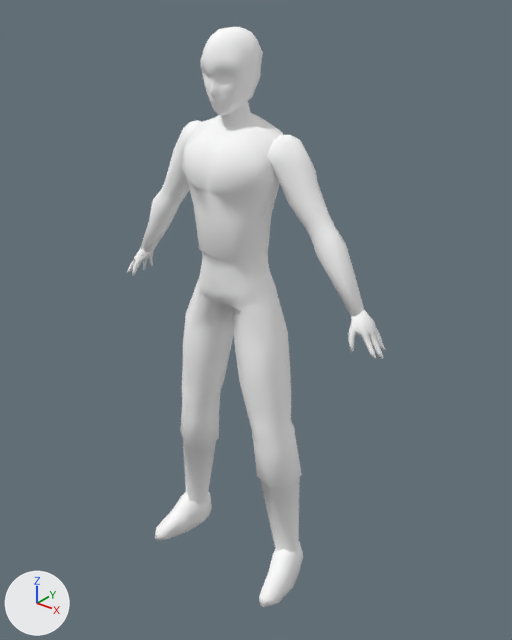
The Blender file Assets/prefabs/Imports/player.blend: old version first, new version second.
Before and after are seen from a 50 mm camera at (1.167, -1.378, 1.686) aimed at (-0.073, 0.172, 0.726). The lights are fixed; the arrows at lower left show +X, +Y and +Z.

Objects in the first picture: 'arm_l', 'arm_r', 'body', 'hand_l', 'hand_r', 'head'.
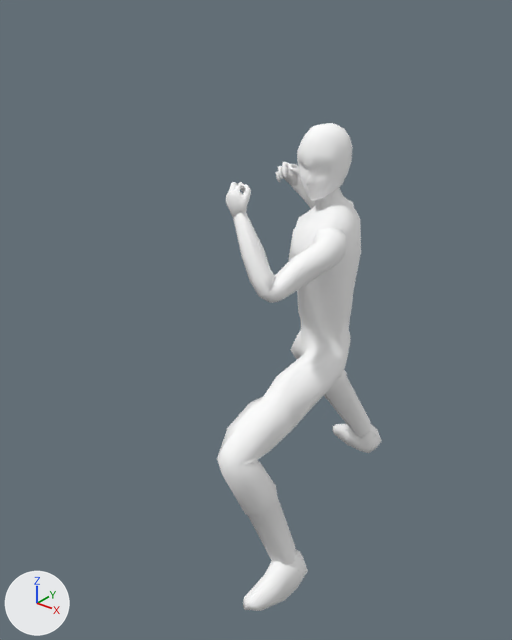
The newer file adds an action. The first version stands in its rest pose; the second is drawn at frame 5 of the action 'guard'.

Where the change shows, as pixel boxes (x1, y1, x2, y2) in the pictures (512 x 640 px):
'body', posed (11% wider, 17% shorter)
    before: (155, 101, 303, 608)
    after: (217, 188, 382, 611)
'arm_l', posed (18% wider, 50% shorter)
    before: (268, 135, 364, 316)
    after: (233, 213, 346, 303)
'head', posed (11% narrower, 12% shorter)
    before: (200, 27, 263, 116)
    after: (297, 123, 353, 201)
'arm_r', posed
    before: (140, 120, 201, 252)
    after: (291, 183, 354, 209)
'hand_l', posed (32% narrower, 28% shorter)
    before: (348, 310, 385, 359)
    after: (226, 182, 251, 217)
'hand_r', posed
    before: (127, 248, 154, 276)
    after: (276, 162, 302, 187)
bone 'DEF-toe.L', root to tip
    before: (274, 585) to (266, 598)
    after: (264, 592) to (250, 602)
bone 'DEF-foot.L', root to tip
    before: (286, 549) to (274, 585)
    after: (287, 562) to (264, 592)
bone 'DEF-toe.R', root to tip
    before: (173, 524) to (160, 532)
    after: (347, 433) to (337, 427)
bone 'DEF-foot.R', root to tip
    before: (194, 497) to (173, 524)
    after: (365, 428) to (347, 433)

What the commit changed:
Bone 'root' (bone_root) moves from (0.0, 0.0, 0.0) to (0.2, 0.2, -0.061).
Bone 'root' (bone_root) turns from (0, 0, 0) to (0, 0, -44) degrees about its own x, y and z.
Bone 'finger_index.L' (bone_finger_index_l) turns from (0, 0, 0) to (40, -2, -10) degrees about its own x, y and z.
Bone 'finger_index.02.L' (bone_finger_index_02_l) turns from (0, 0, 0) to (80, 2, 4) degrees about its own x, y and z.
Bone 'finger_index.03.L' (bone_finger_index_03_l) turns from (0, 0, 0) to (39, 5, -7) degrees about its own x, y and z.
Bone 'thumb.L' (bone_thumb_l) turns from (0, 0, 0) to (14, -6, -3) degrees about its own x, y and z.
Bone 'thumb.03.L' (bone_thumb_03_l) turns from (0, 0, 0) to (56, -1, -5) degrees about its own x, y and z.
Bone 'finger_middle.L' (bone_finger_middle_l) turns from (0, 0, 0) to (40, -3, 3) degrees about its own x, y and z.
Bone 'finger_middle.02.L' (bone_finger_middle_02_l) turns from (0, 0, 0) to (80, -5, 5) degrees about its own x, y and z.
Bone 'finger_middle.03.L' (bone_finger_middle_03_l) turns from (0, 0, 0) to (40, 1, -5) degrees about its own x, y and z.
Bone 'finger_ring.L' (bone_finger_ring_l) turns from (0, 0, 0) to (40, 1, 16) degrees about its own x, y and z.
Bone 'finger_ring.02.L' (bone_finger_ring_02_l) turns from (0, 0, 0) to (80, 1, 3) degrees about its own x, y and z.
Bone 'finger_ring.03.L' (bone_finger_ring_03_l) turns from (0, 0, 0) to (40, 1, 2) degrees about its own x, y and z.
Bone 'finger_pinky.L' (bone_finger_pinky_l) turns from (0, 0, 0) to (41, 5, 19) degrees about its own x, y and z.
Bone 'finger_pinky.02.L' (bone_finger_pinky_02_l) turns from (0, 0, 0) to (80, 6, 1) degrees about its own x, y and z.
Bone 'finger_pinky.03.L' (bone_finger_pinky_03_l) turns from (0, 0, 0) to (40, 3, 0) degrees about its own x, y and z.
Bone 'finger_index.R' (bone_finger_index_r) turns from (0, 0, 0) to (40, 2, 10) degrees about its own x, y and z.
Bone 'finger_index.02.R' (bone_finger_index_02_r) turns from (0, 0, 0) to (80, -2, -4) degrees about its own x, y and z.
Bone 'finger_index.03.R' (bone_finger_index_03_r) turns from (0, 0, 0) to (39, -5, 7) degrees about its own x, y and z.
Bone 'thumb.R' (bone_thumb_r) turns from (0, 0, 0) to (14, 6, 3) degrees about its own x, y and z.
Bone 'thumb.03.R' (bone_thumb_03_r) turns from (0, 0, 0) to (56, 1, 5) degrees about its own x, y and z.
Bone 'finger_middle.R' (bone_finger_middle_r) turns from (0, 0, 0) to (40, 3, -3) degrees about its own x, y and z.
Bone 'finger_middle.02.R' (bone_finger_middle_02_r) turns from (0, 0, 0) to (80, 5, -5) degrees about its own x, y and z.
Bone 'finger_middle.03.R' (bone_finger_middle_03_r) turns from (0, 0, 0) to (40, -1, 5) degrees about its own x, y and z.
Bone 'finger_ring.R' (bone_finger_ring_r) turns from (0, 0, 0) to (40, -1, -16) degrees about its own x, y and z.
Bone 'finger_ring.02.R' (bone_finger_ring_02_r) turns from (0, 0, 0) to (80, -1, -3) degrees about its own x, y and z.
Bone 'finger_ring.03.R' (bone_finger_ring_03_r) turns from (0, 0, 0) to (40, -1, -2) degrees about its own x, y and z.
Bone 'finger_pinky.R' (bone_finger_pinky_r) turns from (0, 0, 0) to (41, -5, -19) degrees about its own x, y and z.
Bone 'finger_pinky.02.R' (bone_finger_pinky_02_r) turns from (0, 0, 0) to (80, -6, -1) degrees about its own x, y and z.
Bone 'finger_pinky.03.R' (bone_finger_pinky_03_r) turns from (0, 0, 0) to (40, -3, 0) degrees about its own x, y and z.
Bone 'DEF-toe.L' (bone_def_toe_l) moves from (0.0, 0.0, 0.0) to (0.01, -0.001, 0.0).
Bone 'DEF-toe.L' (bone_def_toe_l) turns from (0, 0, 0) to (0, 0, -10) degrees about its own x, y and z.
Bone 'DEF-foot.L' (bone_def_foot_l) moves from (0.0, 0.0, 0.0) to (0.01, 0.001, 0.0).
Bone 'DEF-foot.L' (bone_def_foot_l) turns from (0, 0, 0) to (0, 6, 8) degrees about its own x, y and z.
Bone 'DEF-toe.R' (bone_def_toe_r) moves from (0.0, 0.0, 0.0) to (-0.01, -0.001, 0.0).
Bone 'DEF-toe.R' (bone_def_toe_r) turns from (0, 0, 0) to (0, 0, 10) degrees about its own x, y and z.
Bone 'DEF-foot.R' (bone_def_foot_r) moves from (0.0, 0.0, 0.0) to (-0.01, 0.001, 0.0).
Bone 'DEF-foot.R' (bone_def_foot_r) turns from (0, 0, 0) to (0, -6, -8) degrees about its own x, y and z.
Bone 'upper_arm.R' (bone_upper_arm_r) turns from (0, 0, 0) to (9, 43, -21) degrees about its own x, y and z.
Bone 'forearm.R' (bone_forearm_r) turns from (0, 0, 0) to (119, 0, 0) degrees about its own x, y and z.
Bone 'hand.R' (bone_hand_r) turns from (0, 0, 0) to (-2, 36, -14) degrees about its own x, y and z.
Bone 'upper_arm.L' (bone_upper_arm_l) turns from (0, 0, 0) to (55, -18, -14) degrees about its own x, y and z.
Bone 'forearm.L' (bone_forearm_l) turns from (0, 0, 0) to (105, 0, 0) degrees about its own x, y and z.
Bone 'hand.L' (bone_hand_l) turns from (0, 0, 0) to (23, -56, -13) degrees about its own x, y and z.
Bone 'foot_ik.R' (bone_foot_ik_r) moves from (0.0, 0.0, 0.0) to (-0.316, 0.386, 0.069).
Bone 'foot_ik.R' (bone_foot_ik_r) turns from (0, 0, 0) to (-1, 2, -55) degrees about its own x, y and z.
Bone 'foot_ik.L' (bone_foot_ik_l) moves from (0.0, 0.0, 0.0) to (-0.008, -0.126, 0.061).
Bone 'foot_ik.L' (bone_foot_ik_l) turns from (0, 0, 0) to (0, -1, 30) degrees about its own x, y and z.
Bone 'torso' (bone_torso) moves from (0.0, 0.0, 0.0) to (-0.063, 0.06, -0.234).
Bone 'torso' (bone_torso) turns from (0, 0, 0) to (-1, -1, -19) degrees about its own x, y and z.
Bone 'ribs' (bone_ribs) turns from (0, 0, 0) to (5, 0, -2) degrees about its own x, y and z.
